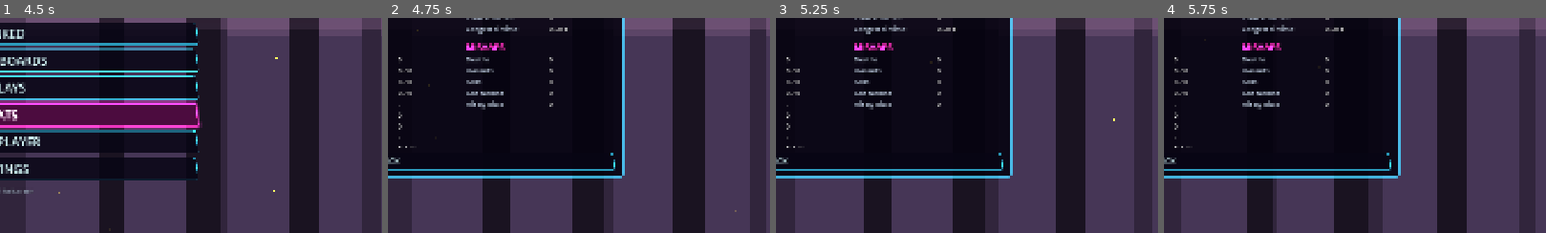
Above: before the commit, frames 1-4 (left to right).
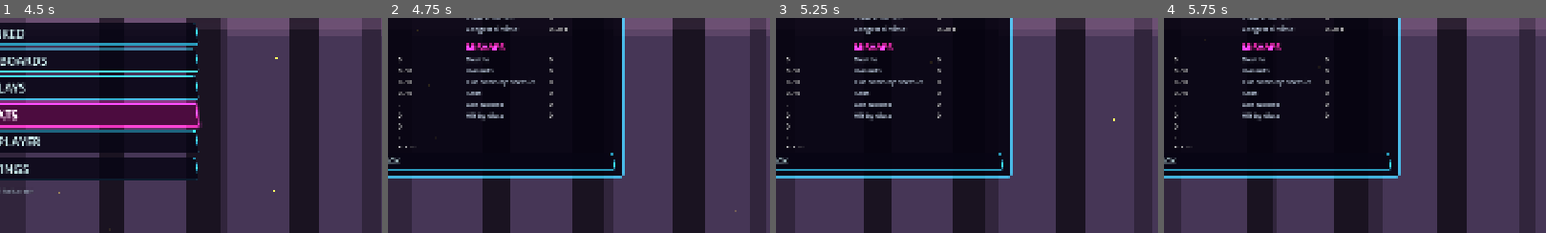
Above: after the commit, the same moments.

Repository: malleum/ultimategrapple
Game: Godot game, scene res://scenes/main.tscn
The game is run twice, just before and just after one commit, with the same random seed, the same clock (stepped at 60 frames per second) and the same inputs.
Inputs (mouse positions are % of the whole screen's width and height, from its top left):
- Up to frame 1 (4.5 s): click "BATTLE RUSH" at 0.5 s; click "REPLAYS" at 1.25 s; click "REPLAYS" at 2 s; click "REPLAYS" at 2.75 s; click "OK" at 3.5 s; tap Enter at 4.25 s; move the mouse to (45, 70) at 4.27 s; hold D (move_right) from 4.28 s (still down); tap Shift (grapple) at 4.35 s; click (45, 70) at 4.42 s
- Up to frame 2 (4.75 s): keep holding D (move_right); tap Space (jump) at 4.52 s; tap T (recall) at 4.55 s
- Up to frame 3 (5.25 s): tap Space (jump) at 4.82 s; release D (move_right) at 5 s; drag from (80, 65) to (45, 70) at 5.02 s
- Up to frame 4 (5.75 s): no input
The pictures show only the part of the screen within x 50-100%, y 50-100%; the shares and areas given below are measured in that part.

Frame 1 is identical in both runs. In frame 2, 0.7% of the frame differs, in the area x 20-44%, y 28-48%; in frame 3, 0.7%; in frame 4, 0.7%.

Commit message:
Battle Rush: replay + arena cheese tests, enemy hp override, stats, docs
Enemy entities can carry their own hp (the generator scales the leader's with difficulty). Adds test_battle_replay, arena doors in test_cheese, BATTLE=1 for the fuzzer, battle stats and README / CLAUDE.md notes.

Co-Authored-By: Claude Sonnet 5.5 <noreply@anthropic.com>
Claude-Session: https://claude.ai/code/session_016j5RjPC1wN4nFe5D9NHaBh

Diff:
--- a/src/core/stats.gd
+++ b/src/core/stats.gd
@@ -197,9 +197,15 @@
 	out.append(["MISHAPS", [
 		["Deaths", n.call("deaths")],
 		["Hazards", n.call("death_hazard")],
+		["Cut down by enemies", n.call("death_enemy")],
 		["Falls", n.call("death_fall")],
 		["Got tackled", n.call("tackled")],
 		["Hit by discs", n.call("disc_hit")],
+	]])
+	out.append(["BATTLE RUSH", [
+		["Enemies slain", n.call("kills")],
+		["Leaders slain", n.call("leaders_slain")],
+		["Battles won", n.call("battle_wins")],
 	]])
 	out.append(["VERSUS", [
 		["Rounds raced", n.call("rounds")],
--- a/src/level/generator.gd
+++ b/src/level/generator.gd
@@ -2005,9 +2005,11 @@
 
 # ============================================================ battle rush
 
-func enemy(kind: String, x: float, y: float, x0: float, x1: float, aid := -1) -> void:
-	_ent({"t": "enemy", "k": kind, "p": [int(round(x * T)), int(round(y * T))], "x0": int(round(x0 * T)), "x1": int(round(x1 * T)), "a": aid},
-		x0 - 1, y - 3, x1 - x0 + 2, 3)
+func enemy(kind: String, x: float, y: float, x0: float, x1: float, aid := -1, hp := 0) -> void:
+	var e := {"t": "enemy", "k": kind, "p": [int(round(x * T)), int(round(y * T))], "x0": int(round(x0 * T)), "x1": int(round(x1 * T)), "a": aid}
+	if hp > 0:
+		e["hp"] = hp
+	_ent(e, x0 - 1, y - 3, x1 - x0 + 2, 3)
 
 
 ## Enemies for an arena of `w` tiles: [kind, offset from the first inner tile, platform height].
@@ -2125,7 +2127,7 @@
 	_ent({"t": "arena", "id": aid, "r": [in0 * T, top * T, w * T, DOOR_H * T], "entry": [ex * T, top * T, T, DOOR_H * T],
 		"exit": [], "spawn": [(ex - 3) * T, y * T], "leader": true}, x, top, in1 + 2 - x, DOOR_H + 1)
 	var lx := in1 - 9
-	enemy("leader", lx, y, in0 + int(w * 0.45), in1 - 4, aid)
+	enemy("leader", lx, y, in0 + int(w * 0.45), in1 - 4, aid, 12 + dl(0, 10))
 	# escorts, and ledges for the archers (clear of the leader's mouth)
 	var esc := 2 + dl(0, 2)
 	for i in esc:
--- a/src/ui/hud.gd
+++ b/src/ui/hud.gd
@@ -781,12 +781,12 @@
 	# the leader's health, once the fight is on
 	for e in level.enemies:
 		if is_instance_valid(e) and e.kind == "leader" and e.alive():
-			var close: bool = e.position.distance_to(p.global_position) < 1500.0 or e.hp < float(e.cfg.hp)
+			var close: bool = e.position.distance_to(p.global_position) < 1500.0 or e.hp < e.max_hp
 			if close:
 				var lb := Rect2(vs.x * 0.5 - 260, vs.y - 150, 520, 14)
 				_text(ci, lb.position + Vector2(0, -6), "THE LEADER", 14, Color(1, 0.85, 0.5), HORIZONTAL_ALIGNMENT_CENTER, lb.size.x, _bold, 3)
 				ci.draw_rect(lb.grow(3.0), Color(0, 0, 0, 0.6))
-				ci.draw_rect(Rect2(lb.position, Vector2(lb.size.x * clampf(e.hp / float(e.cfg.hp), 0.0, 1.0), lb.size.y)), Color(1.9, 0.4, 1.3))
+				ci.draw_rect(Rect2(lb.position, Vector2(lb.size.x * clampf(e.hp / e.max_hp, 0.0, 1.0), lb.size.y)), Color(1.9, 0.4, 1.3))
 	for a in level.arenas:
 		if a.state == 1 and not a.leader:
 			_text(ci, Vector2(vs.x * 0.5 - 200, vs.y - 150), "%d ENEMIES LEFT" % a.left, 18, Color(1.0, 0.55, 0.45), HORIZONTAL_ALIGNMENT_CENTER, 400, _bold, 3)
--- a/src/world/enemy.gd
+++ b/src/world/enemy.gd
@@ -20,6 +20,7 @@
 var x0 := 0.0
 var x1 := 0.0
 var hp := 1.0
+var max_hp := 1.0       # the kind's health, or the course's own (entity "hp")
 var state := PATROL
 var st := 0.0           # time left in WINDUP / STRIKE / RECOVER / STAGGER
 var face := -1.0
@@ -36,6 +37,7 @@
 	th = p_theme
 	kind = str(data.get("k", "grunt"))
 	cfg = Weapons.ENEMIES[kind]
+	max_hp = float(data.get("hp", cfg.hp))
 	arena_id = int(data.get("a", -1))
 	home = Vector2(data.p[0], data.p[1])
 	x0 = float(data.get("x0", home.x))
@@ -45,7 +47,7 @@
 
 func reset() -> void:
 	position = home
-	hp = float(cfg.hp)
+	hp = max_hp
 	state = PATROL
 	st = 0.0
 	face = -1.0
@@ -74,7 +76,7 @@
 
 
 func _rage() -> float:
-	return 1.0 + (0.35 if kind == "leader" and hp <= float(cfg.hp) * 0.5 else 0.0)
+	return 1.0 + (0.35 if kind == "leader" and hp <= max_hp * 0.5 else 0.0)
 
 
 func shield_up() -> bool:
@@ -302,11 +304,11 @@
 		var cc := Color(3, 2.4, 0.5, fade)
 		draw_polyline(PackedVector2Array([Vector2(-10, cy), Vector2(-10, cy - 10), Vector2(-5, cy - 4), Vector2(0, cy - 12), Vector2(5, cy - 4), Vector2(10, cy - 10), Vector2(10, cy)]), cc, 2.5)
 	# hp bar once hurt
-	if hp < float(cfg.hp) and state != DEAD and kind != "leader":
+	if hp < max_hp and state != DEAD and kind != "leader":
 		var bw := 38.0
 		var by := -h - 30.0
 		draw_rect(Rect2(-bw * 0.5, by, bw, 5.0), Color(0, 0, 0, 0.6))
-		draw_rect(Rect2(-bw * 0.5, by, bw * hp / float(cfg.hp), 5.0), Color(2.0, 0.4, 0.4))
+		draw_rect(Rect2(-bw * 0.5, by, bw * hp / max_hp, 5.0), Color(2.0, 0.4, 0.4))
 
 
 func _draw_weapon(col: Color, f: float, w: float, h: float, tele: float) -> void:
--- a/tools/fuzz.gd
+++ b/tools/fuzz.gd
@@ -28,7 +28,12 @@
 		quit()
 		return
 	var themes := ["field", "cyber", "fantasy", "heaven", "foundry", "frost", "canyon"]
-	lvl = Game.play_level(Game.generate_level(5000 + idx, themes[idx % 7], rng.randf(), 8 + idx % 10))
+	if OS.get_environment("BATTLE") != "":
+		# BATTLE=1: Battle Rush courses, every weapon in turn
+		var weapons := ["sword", "bow", "axe", "pike"]
+		lvl = Game.play_level(Game.battle_level(5000 + idx, themes[idx % 7], rng.randf(), 6 + idx % 8, weapons[idx % 4]))
+	else:
+		lvl = Game.play_level(Game.generate_level(5000 + idx, themes[idx % 7], rng.randf(), 8 + idx % 10))
 	frame = 0
 	idx += 1
 
--- /dev/null
+++ b/tools/test_battle_replay.gd
@@ -0,0 +1,173 @@
+extends SceneTree
+## Battle Rush replays: random fighting on generated battle courses (every
+## weapon) re-simulates exactly, and a real finish (killing the leader) saves
+## the PB replay and watching it ends on the same time.
+## godot --headless --fixed-fps 120 -s tools/test_battle_replay.gd
+
+const ACTIONS := ["move_left", "move_right", "jump", "grapple", "zip", "throw", "snap", "move_down", "move_up"]
+const WEAPONS := ["sword", "bow", "axe", "pike"]
+
+var rng := RandomNumberGenerator.new()
+var course := 0
+var phase := ""
+var lvl
+var tick := 0
+var aim := Vector2.ZERO
+var rec_track := PackedVector2Array()
+var fails := 0
+var started := false
+var n_ticks := 1500
+
+
+func _initialize() -> void:
+	rng.seed = 4242
+
+
+func _game():
+	return root.get_node("Game")
+
+
+func _start_record() -> void:
+	var G = _game()
+	G.main = root
+	var themes := ["field", "cyber", "canyon", "frost"]
+	var data: Dictionary = G.battle_level(7700 + course, themes[course % 4], 0.5, 6, WEAPONS[course % 4])
+	data["id"] = "test_battle_replay_%d" % course
+	lvl = G.play_level(data)
+	lvl.runners[0].inp.mouse_world_fn = func() -> Vector2: return aim
+	phase = "rec"
+	tick = 0
+
+
+func _physics_process(_dt: float) -> bool:
+	if not started:
+		started = true
+		_start_record()
+		return false
+	if phase.begins_with("e2e"):
+		return _e2e_tick()
+	tick += 1
+	var r = lvl.runners[0]
+	if phase == "rec":
+		if tick % 5 == 0:
+			for a in ACTIONS:
+				if rng.randf() < (0.6 if a == "move_right" else (0.25 if a == "throw" else 0.1)):
+					Input.action_press(a)
+				else:
+					Input.action_release(a)
+			aim = r.player.center() + Vector2(rng.randf_range(-100, 900), rng.randf_range(-300, 150))
+		if tick >= n_ticks:
+			for a in ACTIONS:
+				Input.action_release(a)
+			rec_track = r.track.duplicate()
+			var G = _game()
+			G.save_replay(r._make_replay(""))
+			if not G.play_replay(lvl.level_id):
+				print("FAIL could not load replay")
+				quit(1)
+				return true
+			lvl = G.current_scene
+			phase = "play"
+			tick = 0
+		return false
+	if tick >= n_ticks:
+		var track: PackedVector2Array = r.track
+		var n := mini(track.size(), rec_track.size())
+		var worst := 0.0
+		for i in range(0, n, 2):
+			worst = maxf(worst, track[i].distance_to(rec_track[i]))
+		var ok: bool = worst < 0.0001 and r.replay_fix_max < 1.0 and n > 400 and lvl.is_battle()
+		if not ok:
+			fails += 1
+		print("%s course %d (%s, %s): %d ticks, max offset %.4f px, drift fixed %.4f px, kills %d, deaths %d" % [
+			"OK  " if ok else "FAIL", course, lvl.level_data.theme, lvl.battle_weapon(), n / 4, worst, r.replay_fix_max, r.kills, r.deaths])
+		_game().delete_replay(lvl.level_id)
+		course += 1
+		if course >= 4:
+			_start_e2e()
+			return false
+		_start_record()
+	return false
+
+
+# ---- end to end: kill the leader for real, watch the saved PB
+
+const E2E_ID := "test_battle_e2e"
+var e2e_attempt := 0
+var e2e_t := 0
+var e2e_time := 0.0
+
+
+func _e2e_level() -> Dictionary:
+	return {"version": 8, "id": E2E_ID, "name": "Battle Replay Test", "theme": "field", "spawn": [64, 0], "basket": [1700, 0],
+		"kill_y": 3000, "bounds": [-600, -1500, 3600, 3500], "battle": {"weapon": "sword"},
+		"solids": [{"r": [-500, 0, 4000, 600], "k": "ground"}], "polys": [], "route": [[64, 0], [1700, 0]], "segments": [], "sections": [],
+		"medals": {"par": 6.0, "ace": 2.0, "gold": 6.0, "silver": 9.0, "bronze": 14.0},
+		"entities": [
+			{"t": "arena", "id": 1, "r": [500, -512, 1800, 512], "entry": [450, -512, 32, 512], "exit": [], "spawn": [350, 0], "leader": true},
+			{"t": "enemy", "k": "leader", "p": [1700, 0], "x0": 1200, "x1": 2100, "a": 1, "hp": 2}]}
+
+
+func _start_e2e() -> void:
+	var G = _game()
+	G.records.erase(E2E_ID)
+	lvl = G.play_level(_e2e_level())
+	lvl.runners[0].inp.mouse_world_fn = func() -> Vector2: return lvl.player.center() + Vector2(600, -4)
+	phase = "e2e_rec"
+	e2e_t = 0
+	e2e_attempt += 1
+
+
+func _e2e_tick() -> bool:
+	var G = _game()
+	var r = lvl.runners[0]
+	e2e_t += 1
+	if phase == "e2e_rec":
+		if e2e_t == 2:
+			Input.action_press("move_right")
+		# swing now and then on the way in, then hold the line
+		if e2e_t % 40 == 20:
+			Input.action_press("throw")
+		if e2e_t % 40 == 24:
+			Input.action_release("throw")
+		if r.done or e2e_t > 1400:
+			Input.action_release("move_right")
+			Input.action_release("throw")
+			if not r.done:
+				print("FAIL e2e: did not kill the leader in attempt %d (deaths %d)" % [e2e_attempt, r.deaths])
+				fails += 1
+				quit(1)
+				return true
+			e2e_time = r.finish_time
+			phase = "e2e_wait"
+			e2e_t = 0
+		return false
+	if phase == "e2e_wait":
+		if e2e_t < 130:
+			return false
+		var rec = G.get_record(E2E_ID)
+		if rec == null or not G.has_replay(E2E_ID):
+			print("FAIL e2e: no PB / replay saved after killing the leader")
+			fails += 1
+			quit(1)
+			return true
+		if not G.play_replay(E2E_ID):
+			print("FAIL e2e: replay would not load")
+			quit(1)
+			return true
+		lvl = G.current_scene
+		phase = "e2e_play"
+		e2e_t = 0
+		return false
+	if phase == "e2e_play":
+		if r.done or e2e_t > 2400:
+			var ok: bool = r.done and absf(r.finish_time - e2e_time) < 0.0001
+			if not ok:
+				fails += 1
+			print("%s e2e: killed the leader in %.3fs, replay finished in %.3fs (done=%s)" % ["OK  " if ok else "FAIL", e2e_time, r.finish_time, r.done])
+			G.delete_replay(E2E_ID)
+			G.records.erase(E2E_ID)
+			print("battle replay: %d failures" % fails)
+			quit(0 if fails == 0 else 1)
+			return true
+	return false
--- a/tools/test_cheese.gd
+++ b/tools/test_cheese.gd
@@ -27,7 +27,11 @@
 	"ring_ledges": "any", "disc_gate": "any", "glass": "any", "disc_bridge": "any",
 	"swing_chain": "any", "grip_ceiling": "any", "wrap_block": "any", "crosswind": "any",
 	"stacked": "musts", "lasers": "musts",
+	# Battle Rush: the enemies stand still (harmless), so only the doors are tested:
+	# reaching past the exit door without killing anything is a cheese
+	"arena_flat": "arena", "arena_tier": "arena", "arena_shield": "arena",
 }
+const Enemy = preload("res://src/world/enemy.gd")
 
 var cases: Array = []
 var ci := -1
@@ -105,7 +109,7 @@
 		st["best_f"] = f
 	var stuck := f - int(st.get("best_f", 0)) > 360
 	if reached or died or stuck or f > 1500:
-		if reached and not died and (mode == "any" or not st.has("must")):
+		if reached and not died and (mode == "any" or mode == "arena" or not st.has("must")):
 			case_cheese.append("%s (%.1fs)" % [_desc(pol), f / 120.0])
 		_next_pol()
 	return false
@@ -191,6 +195,7 @@
 	var g := Gen.new()
 	g.force_segments = [c.piece]
 	g.force_finale = 0
+	g.battle = mode == "arena"
 	data = g.generate(int(c.seed), "field", 0.7, 1)
 	musts = g.musts.duplicate()
 	pols = _policies()
@@ -216,5 +221,15 @@
 	x0 = 8.0 * T
 	st = {}
 	f = 0
+	if mode == "arena":
+		for e in data.entities:
+			if str(e.t) == "arena" and not (e.exit as Array).is_empty():
+				goal = Vector2(float(e.exit[0] + e.exit[2]) + 3.0 * T, float(e.exit[1] + e.exit[3]))
+		for en in lvl.enemies:
+			en.cfg = en.cfg.duplicate(true)
+			en.cfg["stagger"] = 1e9
+			en.state = Enemy.STAGGER
+			en.st = 1e9
+		return
 	p.has_disc = false
 	r.disc.launch(goal + Vector2(10.0 * T, -40.0), Vector2.ZERO, 0, 1.0, 0.0, 0.0)
Not shown, added: tools/test_battle_gen.gd.uid
Not shown, added: tools/test_battle_play.gd.uid
Not shown, added: tools/test_battle_replay.gd.uid
Not shown, changed: CLAUDE.md
Not shown, changed: README.md
